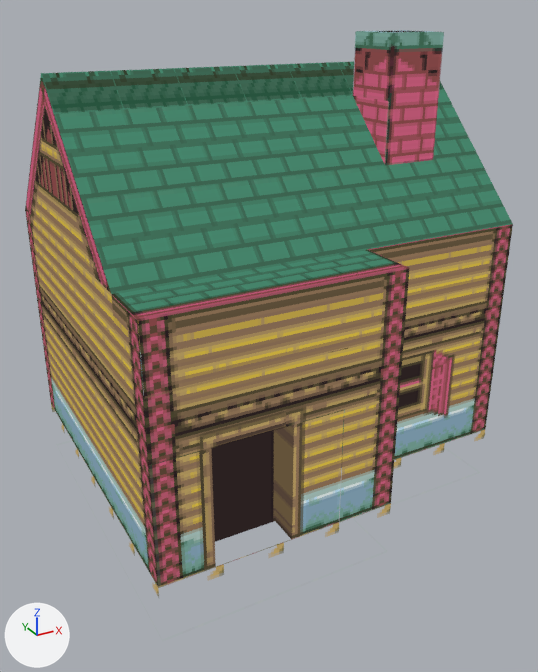
The Blender file WorkingFolder/blend/fierro/house4.blend as it was, and as the next commit left it.
Before and after are seen from a 50 mm camera at (-5.55, -10.81, 7.33) aimed at (0.17, -0.4, 2.13). Lighting does not change. The marker at lower left points along +X, +Y and +Z.

Script lines for the objects in view, before the commit:
```python
me_cube_011 = bpy.data.meshes.new('Cube.011')
me_cube_011.from_pydata(...)  # 248 vertices, 223 faces; spans x -3.0..4.0, y -3.02..3.0, z -1.0..7.0
me_cube_011.materials.append(mat_z_forest5)
# before: 131 (3.0, 0.0, 5.0), 174 (2.0, 0.0, 5.0), 175 (3.0, -1.0, 5.0) at pixel (433, 160), 176 (2.0, -1.0, 5.0) at pixel (385, 165), 177 (2.0, 0.0, 6.0) at pixel (352, 95)
# before: 178 (2.0, -1.0, 6.0) at pixel (389, 101), 179 (2.0, -1.0, 7.0) at pixel (393, 32), 180 (3.0, 0.0, 6.0), 181 (3.0, -1.0, 6.0) at pixel (438, 98), 182 (3.0, -1.0, 7.0) at pixel (444, 32)
# before: 183 (3.0, 0.0, 7.0) at pixel (404, 30), 184 (2.0, 0.0, 7.0) at pixel (355, 31)
ob_scenario_004 = bpy.data.objects.new('Scenario.004', me_cube_011)
ob_scenario_004.location = (0.0, 0.0, 0.0)
```
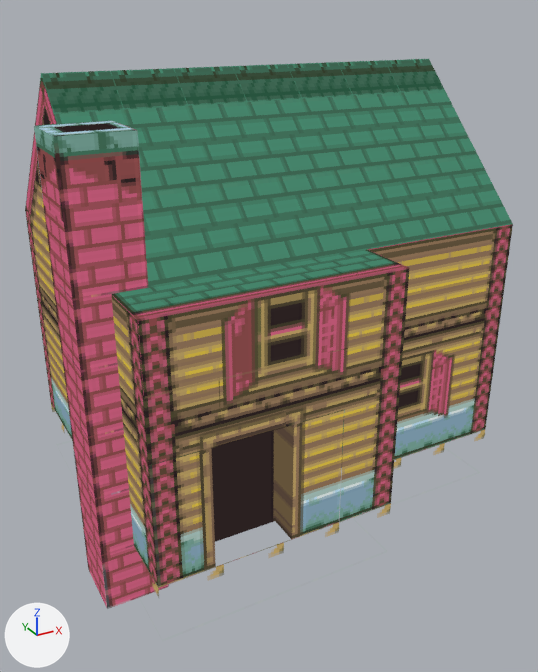
Pixel boxes (x1, y1, x2, y2) of what changed, in the pictures (538 x 672 px):
'Scenario.004', reshaped
    before: (25, 30, 513, 642)
    after: (25, 59, 513, 642)
'Scenario.001', added
    after: (34, 120, 148, 609)
part 1 of me_cube_011, added
    after: (216, 280, 351, 379)
part 2 of me_cube_011, deleted (pink)
    before: (353, 30, 444, 165)

The edits, one by one:
me_cube_011 is used by ob_scenario_004; location (0.0, 0.0, 0.0).
Verts and faces of me_cube_011; kept vertices keep their numbers, new ones are numbered from 248.
me_cube_011 had 248 vertices, 223 faces and spanned x -3.0..4.0, y -3.02..3.0, z -1.0..7.0.
me_cube_011 now has 258 vertices, 223 faces and spans x -3.02..4.0, y -3.02..3.0, z -1.0..6.5.
me_cube_011 part 1: the loose piece of 9 vertices spanning x 1.0..3.0, y -2.02, z 0.0..2.0 is copied, and the copy is moved by (-3.0, -1.0, 2.0); it spans x -2.0..0.0, y -3.02, z 2.0..4.0.
Part 2, on me_cube_011:
Vertices deleted: 131, 174, 178, 179, 181 to 184 (with the faces that use them).
Mesh me_cube_001 is new.
It has 32 vertices, 29 faces and spans x -3.5..-2.5, y -2.0..-1.0, z -1.0..6.0.
It uses material mat_z_forest5.
Object 'Scenario.001' (ob_scenario_001) is new; it shows me_cube_001.
Its location is (0.0, 0.0, 0.0).
